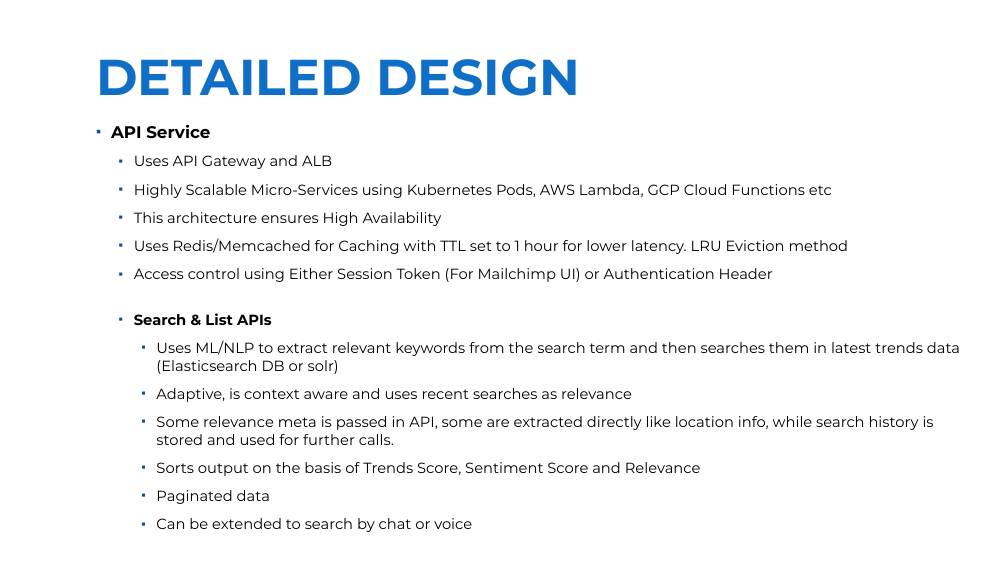
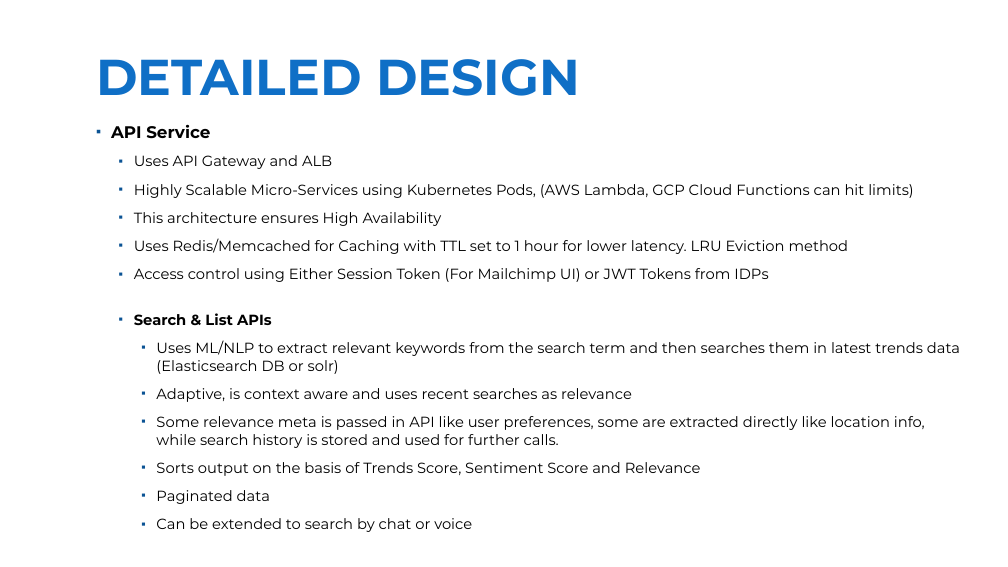
Before and after one commit to Braj-120/test-prep, a slide deck: slide 31 of Braj_Kishor_Intro_Achievements.pptx. Drawn at 1008x567 pixels with LibreOffice and Linux fonts; fonts in the diff are those of the drawing; background and template pictures are left out. Boxes give left, top, right and bottom in pixels: in the first picture for what was removed or moved away, otherwise in the second. Text is boxed around its words. In the diff, an @@ line names an element or a change of style, - is before the commit and + after.

```diff
--- a/Braj_Kishor_Intro_Achievements.pptx
+++ b/Braj_Kishor_Intro_Achievements.pptx
@@ text at (134, 184, 914, 198): text changed @@
-  ▪ Highly Scalable Micro-Services using Kubernetes Pods, AWS Lambda, GCP Cloud Functions etc
+  ▪ Highly Scalable Micro-Services using Kubernetes Pods, (AWS Lambda, GCP Cloud Functions can hit limits)
@@ text at (134, 268, 768, 282): text changed @@
-  ▪ Access control using Either Session Token (For Mailchimp UI) or Authentication Header
+  ▪ Access control using Either Session Token (For Mailchimp UI) or JWT Tokens from IDPs
@@ text at (156, 416, 925, 448): text changed @@
-    ▪ Some relevance meta is passed in API, some are extracted directly like location info, while search history is stored and used for further calls.
+    ▪ Some relevance meta is passed in API like user preferences, some are extracted directly like location info, while search history is stored and used for further calls.
```
Also in this commit, not shown: 24 other slides changed.
